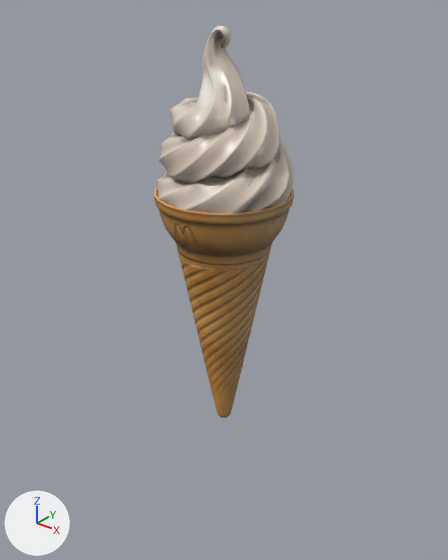
The glTF model app/src/main/assets/models/IceCream.glb, before and after one commit.
One viewpoint serves both versions: a 50 mm lens placed at (0.262, -0.328, 0.329), pointed at (-0.004, 0.004, 0.123). Lighting does not change. The marker at lower left points along +X, +Y and +Z. Where no turn or scale is listed for an object, it has been applied to the vertices.

The scene before the commit, as lines of its bpy script (objects in view):
```python
ob_icecreamcone = bpy.data.objects.new('iceCreamCone', me_icecreamb_07_002)
ob_icecreamcone.location = (-0.0001, 0.0, 0.0206)
ob_icecreamscoop = bpy.data.objects.new('iceCreamScoop', me_icecreamb_07_003)
ob_icecreamscoop.location = (-0.0001, 0.0, 0.0206)
ob_small_puff_001 = bpy.data.objects.new('small_puff.001', me_sphere_018)
ob_small_puff_001.parent = ob_empty
ob_small_puff_001.location = (0.0301, -0.25, 0.0228)
ob_small_puff_001.rotation_euler = (0.0, 0.0, -1.428)  # degrees (0, 0, -82)
ob_small_puff_001.scale = (0.000105, 0.000105, 0.000105)
ob_small_puff_002 = bpy.data.objects.new('small_puff.002', me_sphere_011)
ob_small_puff_002.parent = ob_empty
ob_small_puff_002.location = (0.0301, -0.25, 0.0228)
ob_small_puff_002.scale = (0.000105, 0.000105, 0.000105)
ob_small_puff_003 = bpy.data.objects.new('small_puff.003', me_sphere_019)
ob_small_puff_003.parent = ob_empty
ob_small_puff_003.location = (0.0301, -0.25, 0.0228)
ob_small_puff_003.rotation_euler = (0.0, 0.0, -2.806)  # degrees (0, 0, -161)
ob_small_puff_003.scale = (0.000105, 0.000105, 0.000105)
ob_small_puff_008 = bpy.data.objects.new('small_puff.008', me_sphere_002)
ob_small_puff_008.parent = ob_empty
ob_small_puff_008.location = (0.0301, -0.25, 0.0228)
ob_small_puff_008.rotation_euler = (0.0, 0.0, 1.634)  # degrees (0, 0, 94)
ob_small_puff_008.scale = (0.000105, 0.000105, 0.000105)
```
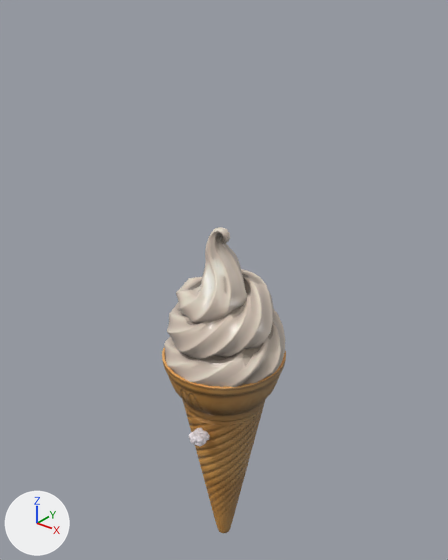
The change in detail:
Object 'small_puff.001' (ob_small_puff_001) is rescaled from (0.000105, 0.000105, 0.000105) to (0.0214, 0.0214, 0.0214).
Object 'small_puff.002' (ob_small_puff_002) is rescaled from (0.000105, 0.000105, 0.000105) to (0.0273, 0.0273, 0.0273).
Object 'small_puff.003' (ob_small_puff_003) is rescaled from (0.000105, 0.000105, 0.000105) to (0.023, 0.023, 0.023).
Object 'small_puff.008' (ob_small_puff_008) is rescaled from (0.000105, 0.000105, 0.000105) to (0.026, 0.026, 0.026).
Object 'iceCreamCone' (ob_icecreamcone) moves from (-0.0001, 0.0, 0.0206) to (-0.0001, 0.0, -0.1123).
Object 'iceCreamScoop' (ob_icecreamscoop) moves from (-0.0001, 0.0, 0.0206) to (-0.0001, 0.0, -0.1123).

Changed parts and their boxes (x1, y1, x2, y2) in the pictures (448 x 560 px):
'iceCreamScoop', moved
    before: (156, 25, 294, 214)
    after: (164, 227, 285, 387)
'iceCreamCone', moved
    before: (154, 187, 294, 418)
    after: (162, 346, 286, 533)
'small_puff.008', rescaled (not visible before)
    after: (195, 433, 206, 447)
'small_puff.002', rescaled (not visible before)
    after: (188, 432, 200, 445)
'small_puff.003', rescaled (not visible before)
    after: (201, 430, 210, 441)
'small_puff.001', rescaled (not visible before)
    after: (193, 428, 203, 434)
